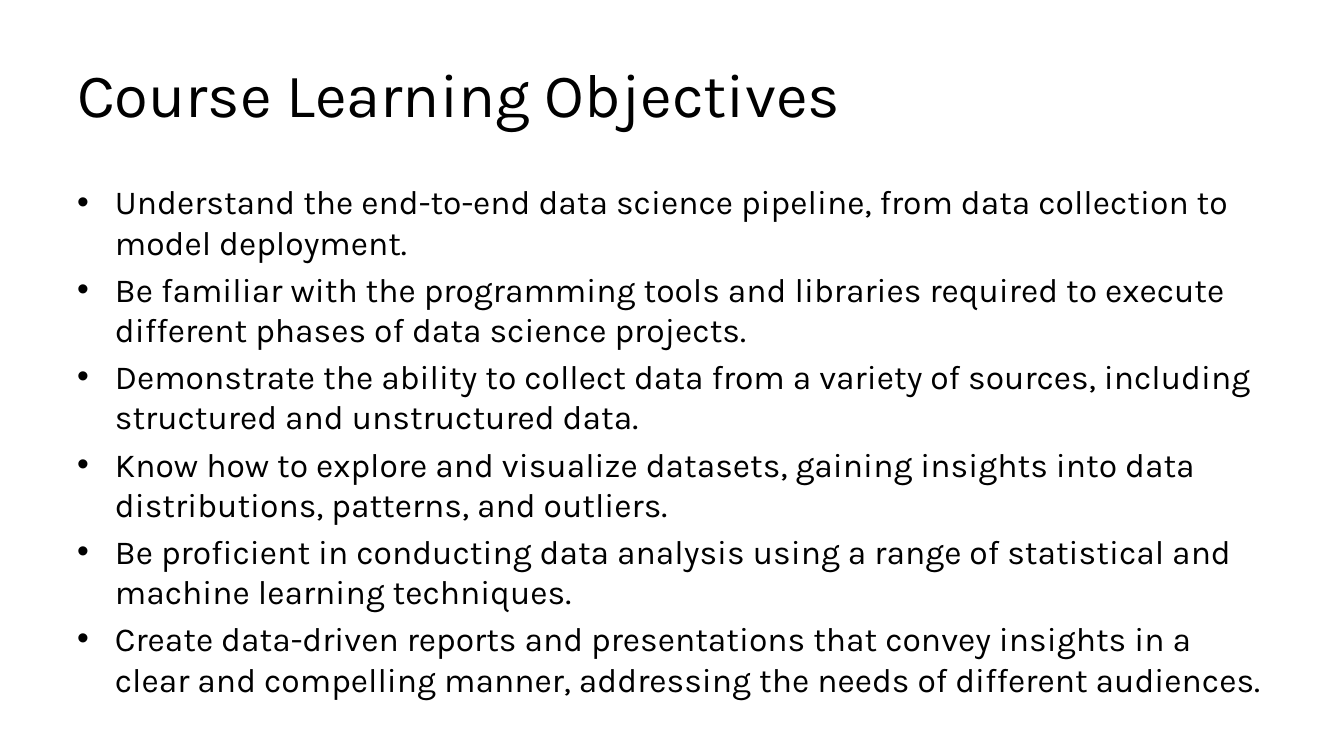
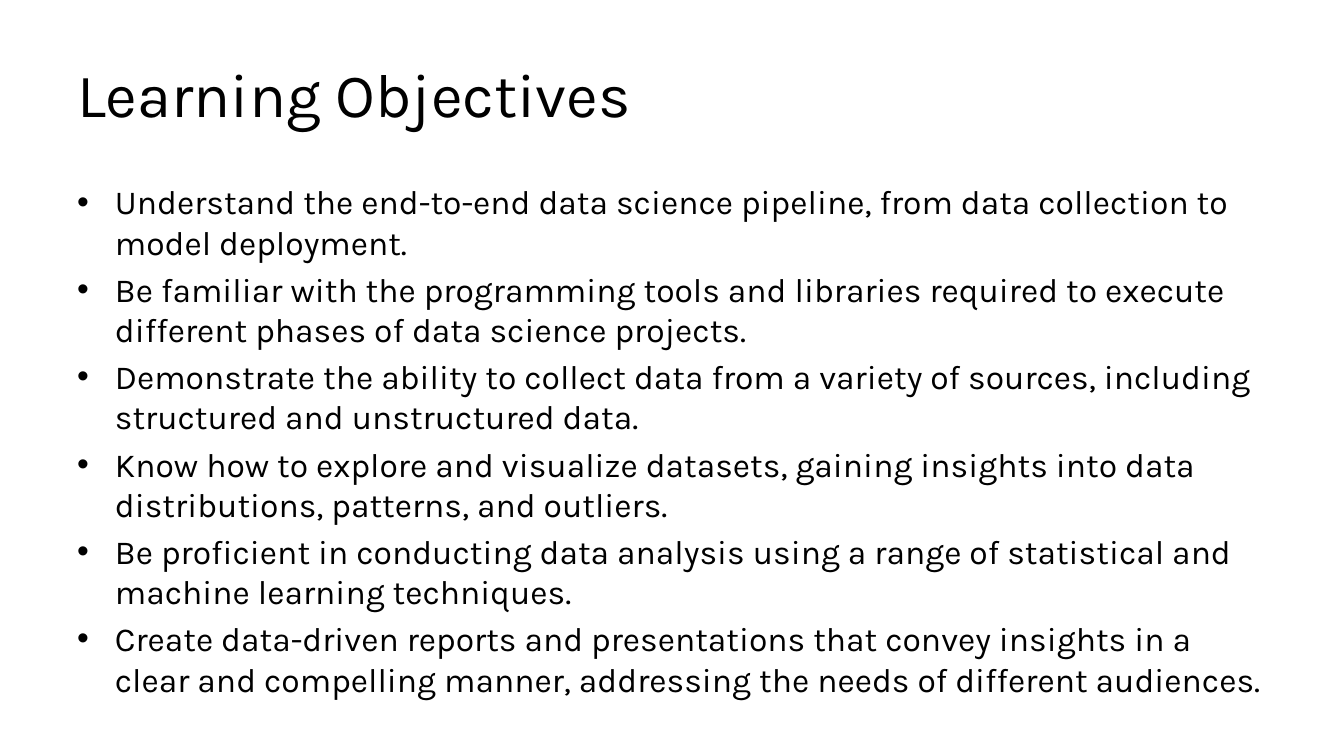
Before and after one commit to kershrita/Data-Science-Roadmap, a slide deck: slide 14 of slides/Session 01 - Introduction to Data Science.pptx (slide 10 before the commit). Drawn at 1344x756 pixels with LibreOffice and Linux fonts; fonts in the diff are those of the drawing. Boxes give left, top, right and bottom in pixels: in the first picture for what was removed or moved away, otherwise in the second. Text is boxed around its words. In the diff, an @@ line names an element or a change of style, - is before the commit and + after.

```diff
--- a/slides/Session 01 - Introduction to Data Science.pptx
+++ b/slides/Session 01 - Introduction to Data Science.pptx
@@ title at (77,74,631,132): text changed @@
-Course Learning Objectives
+Learning Objectives
```
Also in this commit, not shown: 1 other slide changed, 6 slides added.
